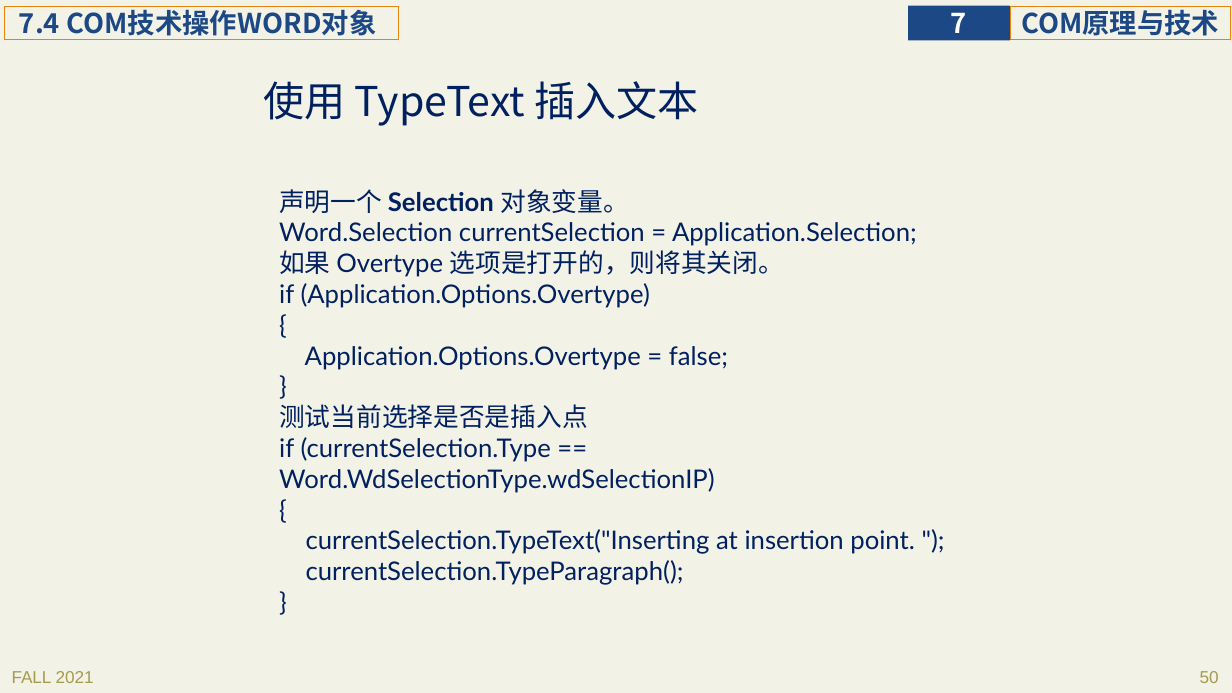
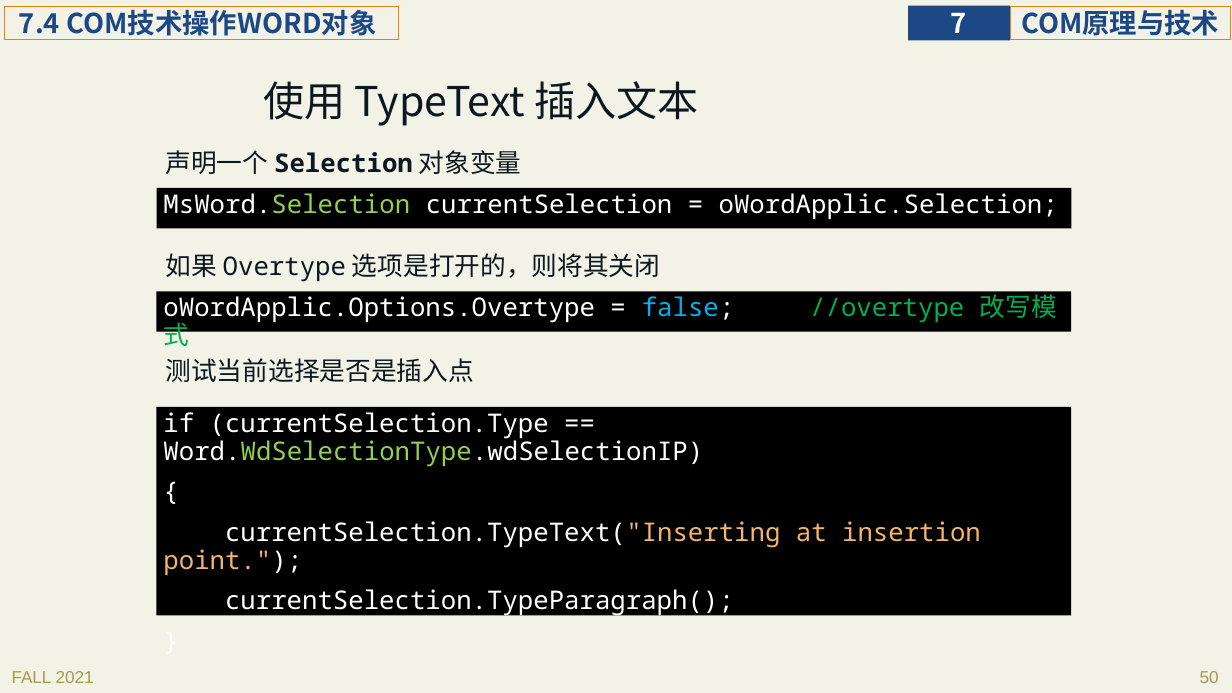
Before and after one commit to principleWindows/win-principle-2021, a slide deck: slide 50 of slides/instruction/principleWindows_7.pptx. Drawn at 1232x693 pixels with LibreOffice and Linux fonts; fonts in the diff are those of the drawing. Boxes give left, top, right and bottom in pixels: in the first picture for what was removed or moved away, otherwise in the second. Text is boxed around its words. In the diff, an @@ line names an element or a change of style, - is before the commit and + after.

```diff
--- a/slides/instruction/principleWindows_7.pptx
+++ b/slides/instruction/principleWindows_7.pptx
@@ title "使用 TypeText 插入文本" at [263, 81, 699, 126]: text colour #002060 to #0D171F @@
@@ text added at [166, 150, 522, 174], 20 pt, text #0D171F, bold @@
+声明一个 Selection 对象变量
@@ rectangle added at [156, 188, 1071, 228], fill #000000, 20 pt, text #FFFFFF @@
+MsWord.Selection currentSelection = oWordApplic.Selection;
@@ text removed at [279, 189, 917, 585] @@
-声明一个 Selection 对象变量。
-Word.Selection currentSelection = Application.Selection;
-如果 Overtype 选项是打开的，则将其关闭。
-if (Application.Options.Overtype)
-{
-Application.Options.Overtype = false;
-}
-测试当前选择是否是插入点
-if (currentSelection.Type == Word.WdSelectionType.wdSelectionIP)
-{
-currentSelection.TypeText("Inserting at insertion point. ");
-currentSelection.TypeParagraph();
-}
@@ text added at [166, 253, 660, 282], 20 pt, text #0D171F @@
+如果 Overtype 选项是打开的，则将其关闭
@@ rectangle added at [156, 291, 1071, 332], fill #000000, 20 pt, text #FFFFFF @@
+oWordApplic.Options.Overtype = false; //overtype 改写模式
@@ text added at [166, 358, 474, 382], 20 pt, text #0D171F @@
+测试当前选择是否是插入点
@@ rectangle added at [156, 408, 1071, 616], fill #000000, 20 pt, text #FFFFFF @@
+if (currentSelection.Type == Word.WdSelectionType.wdSelectionIP)
+{
+currentSelection.TypeText("Inserting at insertion point.");
+currentSelection.TypeParagraph();
+}
```
Also in this commit, not shown: 2 other slides changed, 2 other files.
